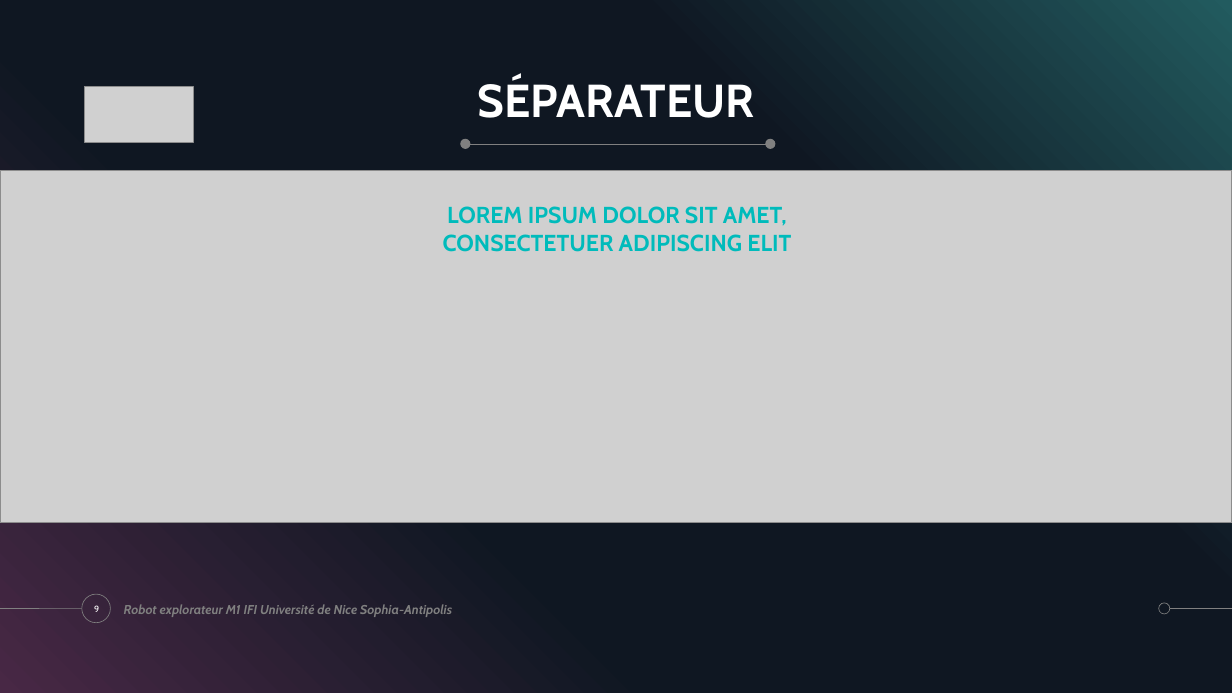
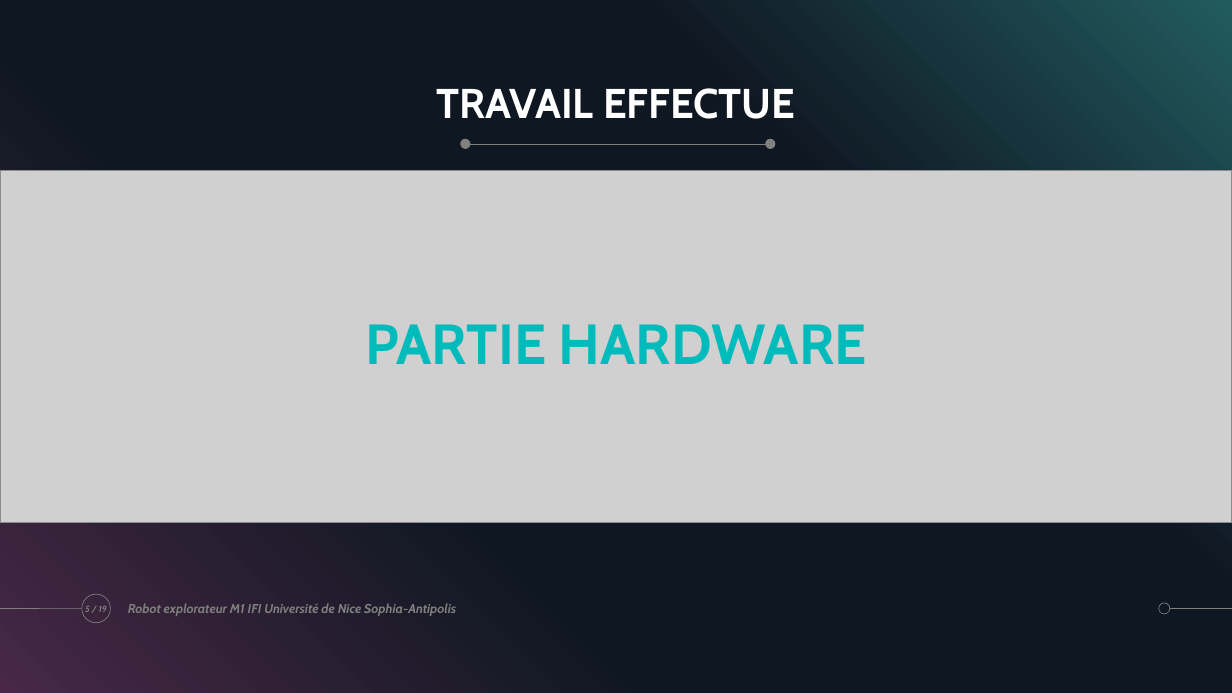
Before and after one commit to ChloeMaccarinelli/TER_M1_S2, a slide deck: slide 5 of doc/Diapo_LOTFI_MACCARINELLI_MARION.pptx (slide 9 before the commit). Drawn at 1232x693 pixels with LibreOffice and Linux fonts; fonts in the diff are those of the drawing; grey boxes stand for pictures. Boxes give left, top, right and bottom in pixels: in the first picture for what was removed or moved away, otherwise in the second. Text is boxed around its words. In the diff, an @@ line names an element or a change of style, - is before the commit and + after.

```diff
--- a/doc/Diapo_LOTFI_MACCARINELLI_MARION.pptx
+++ b/doc/Diapo_LOTFI_MACCARINELLI_MARION.pptx
@@ picture removed at (84,87,193,142) @@
@@ title at (437,88,795,119): text changed; size 36 to 32.4 pt @@
-SÉPARATEUR
+TRAVAIL EFFECTUE
@@ text at (365,324,867,364): text changed; size 18 to 44 pt @@
-LOREM IPSUM DOLOR SIT AMET, CONSECTETUER ADIPISCING ELIT
+PARTIE HARDWARE
@@ text "Robot explorateur M1 IFI Université ...": place and size @@
-text "Robot explorateur M1 IFI Université ..." at (124,604,452,617)
+text "Robot explorateur M1 IFI Université ..." at (128,603,456,616)
@@ page number at (85,606,107,612): text changed; text colour #FFFFFF to #808080; bold on; italic on @@
-9
+5 / 19
```
Also in this commit, not shown: 7 other slides changed, 9 slides added, 17 slides removed.
